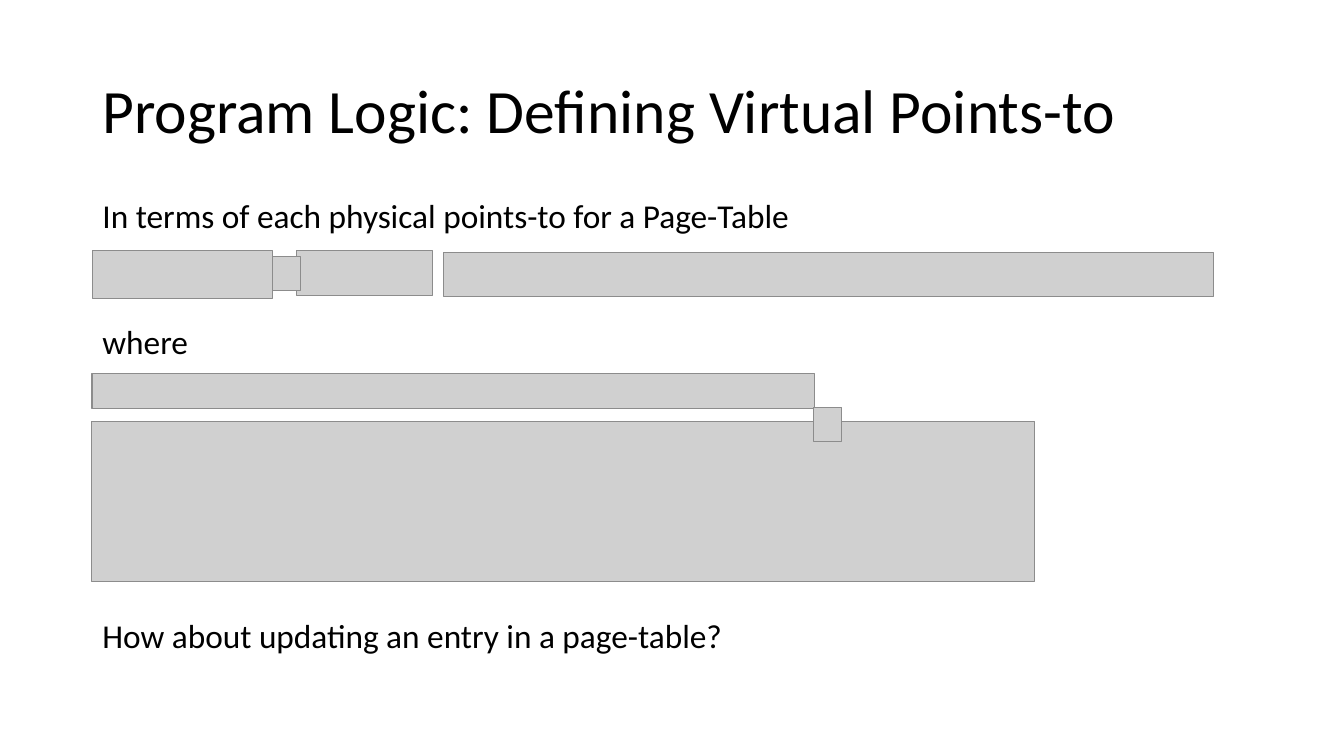
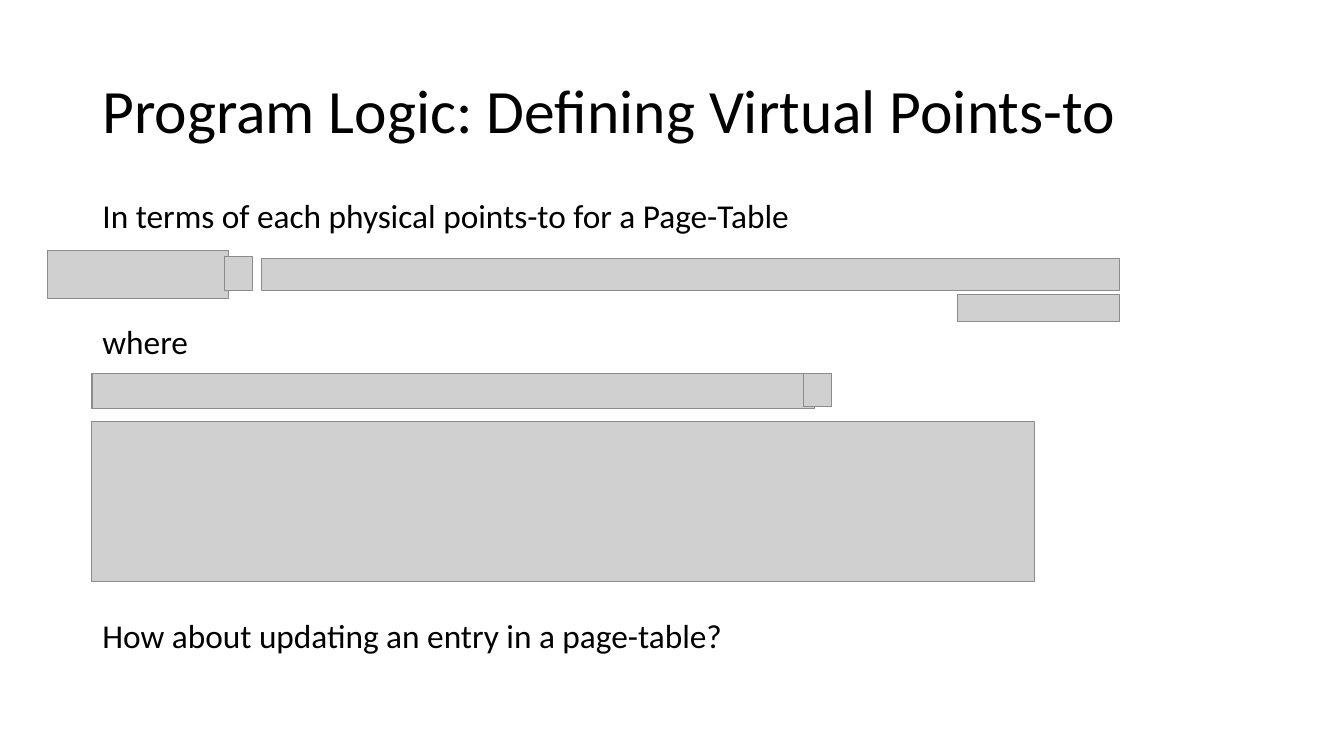
Before and after one commit to Contingent-Systems/vkern_paper, a slide deck: slide 6 of loca_virt_draft.pptx. Drawn at 1344x756 pixels with LibreOffice and Linux fonts; fonts in the diff are those of the drawing; grey boxes stand for pictures. Boxes give left, top, right and bottom in pixels: in the first picture for what was removed or moved away, otherwise in the second. Text is boxed around its words. In the diff, an @@ line names an element or a change of style, - is before the commit and + after.

```diff
--- a/loca_virt_draft.pptx
+++ b/loca_virt_draft.pptx
@@ picture: place and size @@
-picture at [93, 251, 273, 298]
+picture at [47, 251, 228, 298]
@@ picture: place and size @@
-picture at [273, 257, 301, 290]
+picture at [225, 257, 253, 290]
@@ picture: place and size @@
-picture at [444, 252, 1214, 296]
+picture at [261, 259, 1119, 290]
@@ picture removed at [296, 251, 433, 295] @@
@@ picture added at [958, 294, 1120, 322] @@
@@ picture: place and size @@
-picture at [814, 407, 842, 441]
+picture at [804, 373, 832, 406]
```
Also in this commit, not shown: 2 other slides changed, 1 other file.
